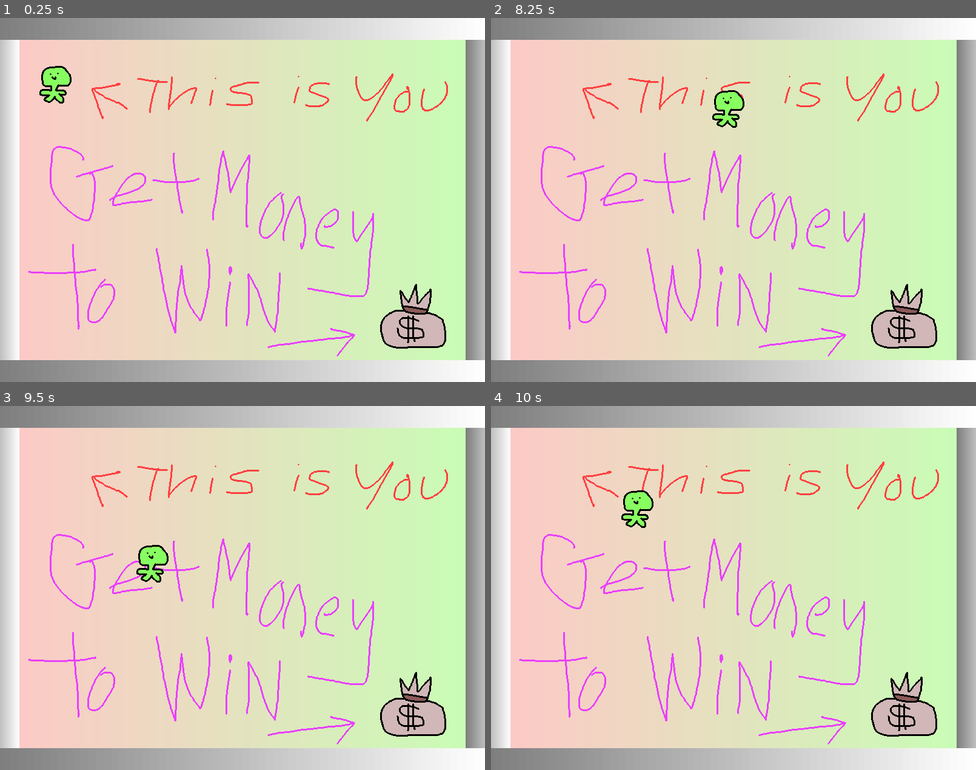
Above: before the commit, frames 1-4 (two rows, left to right).
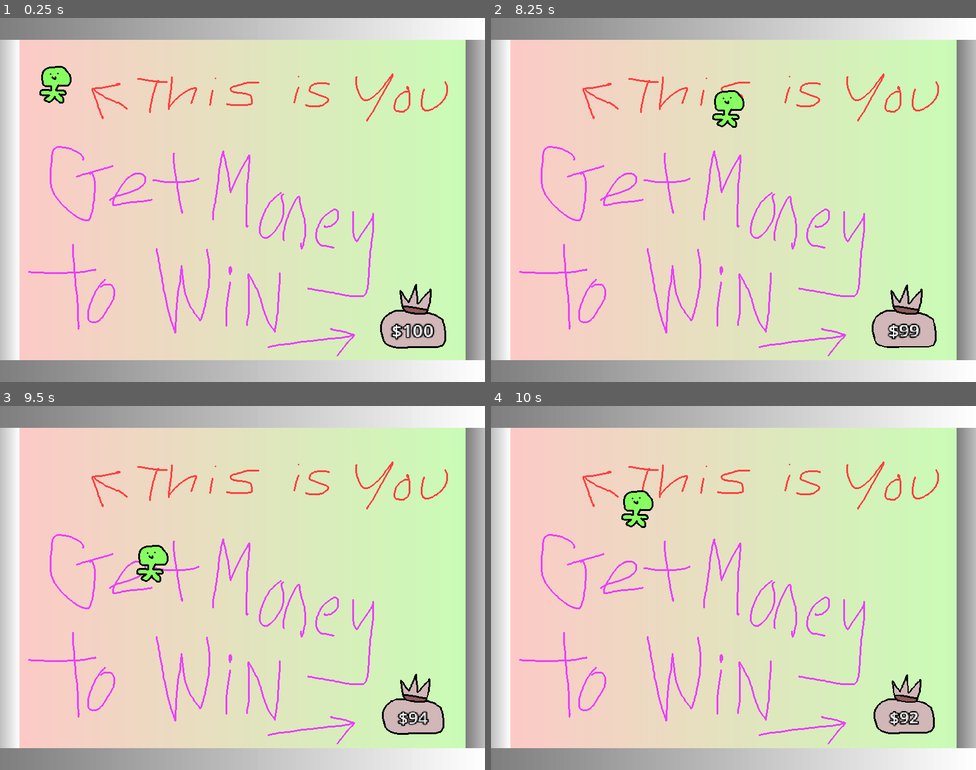
Above: after the commit, the same moments.

Repository: denniscarr/mask
Game: Godot game, scene res://global/main.tscn
Two runs of this game, one before a commit and one after it. Both use one fixed random seed, a clock stepped at 60 frames per second and the inputs below.
Inputs:
- Up to frame 1 (0.25 s): no input
- Up to frame 2 (8.25 s): tap Enter at 0.5 s; hold Right (right) 0.53-1.28 s; hold Down (down) 1.28-2.03 s; hold Right (right) 2.03-2.78 s; hold Up (up) 2.78-3.53 s; hold Left (left) 3.53-5.03 s; hold Down (down) 5.03-5.78 s; hold Right (right) 5.78-6.53 s; hold Up (up) 6.53-7.28 s; hold Right (right) 7.28-8.03 s; hold Down (down) from 8.03 s (still down)
- Up to frame 3 (9.5 s): release Down (down) at 8.78 s; hold Left (left) from 8.78 s (still down)
- Up to frame 4 (10 s): release Left (left) at 9.53 s; hold Up (up) from 9.53 s (still down)

The runs differ from the first frame. In frame 1, 0.3% of the frame differs, in the area x 80-90%, y 81-90%; in frame 2, 0.3%; in frame 3, 0.6%; in frame 4, 0.7%, in the area x 78-92%, y 73-91%.

Commit message:
Add value to goals

Diff:
--- a/goal/goal.gd
+++ b/goal/goal.gd
@@ -1,23 +1,45 @@
 class_name Goal
 extends Area2D
 
+signal collected(money: int)
 
-signal collected
+
+@export var _total_lifetime = 30.0
+@export var _grace_period = 8.0
+@export var _max_value = 100
+@export var _min_value = 1
+@export var _min_scale = 0.1
+@export var _value_label: Label
 
 
 var _is_collected: bool = false
+var _value: int = 100
+var _timer: float
 
 
 func _ready() -> void:
-    area_entered.connect(_on_area_entered)
+	area_entered.connect(_on_area_entered)
+	_timer = _total_lifetime
+	_value = _max_value
+	_value_label.text = "$%s" % _value
+
+
+func _process(delta: float) -> void:
+	_timer -= delta
+	_timer = max(0, _timer)
+	if _timer < _total_lifetime - _grace_period:
+		var t := inverse_lerp(0, _total_lifetime - _grace_period, _timer)
+		_value = ceili(lerp(_min_value, _max_value, t))
+		_value_label.text = "$%s" % _value
+		scale = Vector2.ONE * lerp(_min_scale, 1.0, t)
 
 
 func _collect():
-    visible = false
-    collected.emit()
-    _is_collected = true
+	visible = false
+	collected.emit()
+	_is_collected = true
 
 
 func _on_area_entered(area: Area2D):
-    if not _is_collected and area.get_parent() is Player:
-        _collect()
+	if not _is_collected and area.get_parent() is Player:
+		_collect()
--- a/goal/goal.tscn
+++ b/goal/goal.tscn
@@ -3,11 +3,24 @@
 [ext_resource type="Texture2D" uid="uid://cag60iy3vhqwn" path="res://sprites/goal.png" id="1_6aq0c"]
 [ext_resource type="Script" uid="uid://crg7ql6om35bl" path="res://goal/goal.gd" id="1_7c8bl"]
 
-[node name="Goal" type="Area2D" unique_id=1783309156 groups=["goal"]]
+[node name="Goal" type="Area2D" unique_id=1783309156 node_paths=PackedStringArray("_value_label") groups=["goal"]]
 script = ExtResource("1_7c8bl")
+_value_label = NodePath("Label")
 
 [node name="Sprite2D" type="Sprite2D" parent="." unique_id=1031099411]
 texture = ExtResource("1_6aq0c")
 
 [node name="CollisionPolygon2D" type="CollisionPolygon2D" parent="." unique_id=489557287]
 polygon = PackedVector2Array(-52, 7, -35, -9, -16, -11, -20, -22, -20, -41, -8, -25, 4, -52, 7, -25, 28, -44, 26, -21, 22, -8, 46, 4, 51, 29, 50, 44, 34, 49, -20, 51, -49, 44, -54, 19)
+
+[node name="Label" type="Label" parent="." unique_id=2001849441]
+offset_left = -38.0
+offset_top = 3.0
+offset_right = 2.0
+offset_bottom = 26.0
+scale = Vector2(1.8904102, 1.6550329)
+theme_override_colors/font_color = Color(1, 1, 1, 1)
+theme_override_colors/font_outline_color = Color(0, 0, 0, 1)
+theme_override_constants/outline_size = 5
+text = "$100"
+horizontal_alignment = 1
Binary file changed: sprites/goal.png
Not shown, changed: sprites/goal.gal
